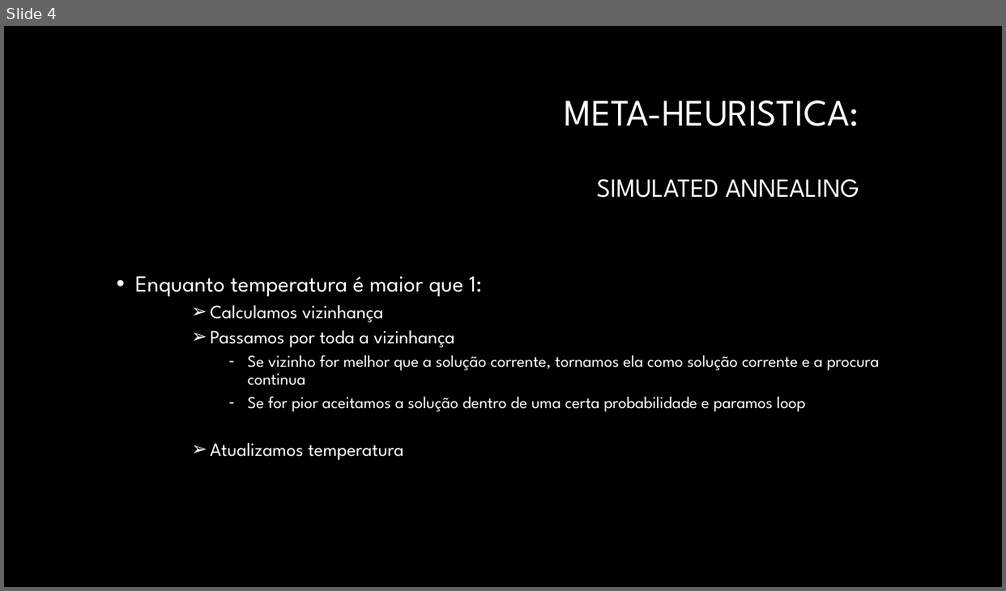
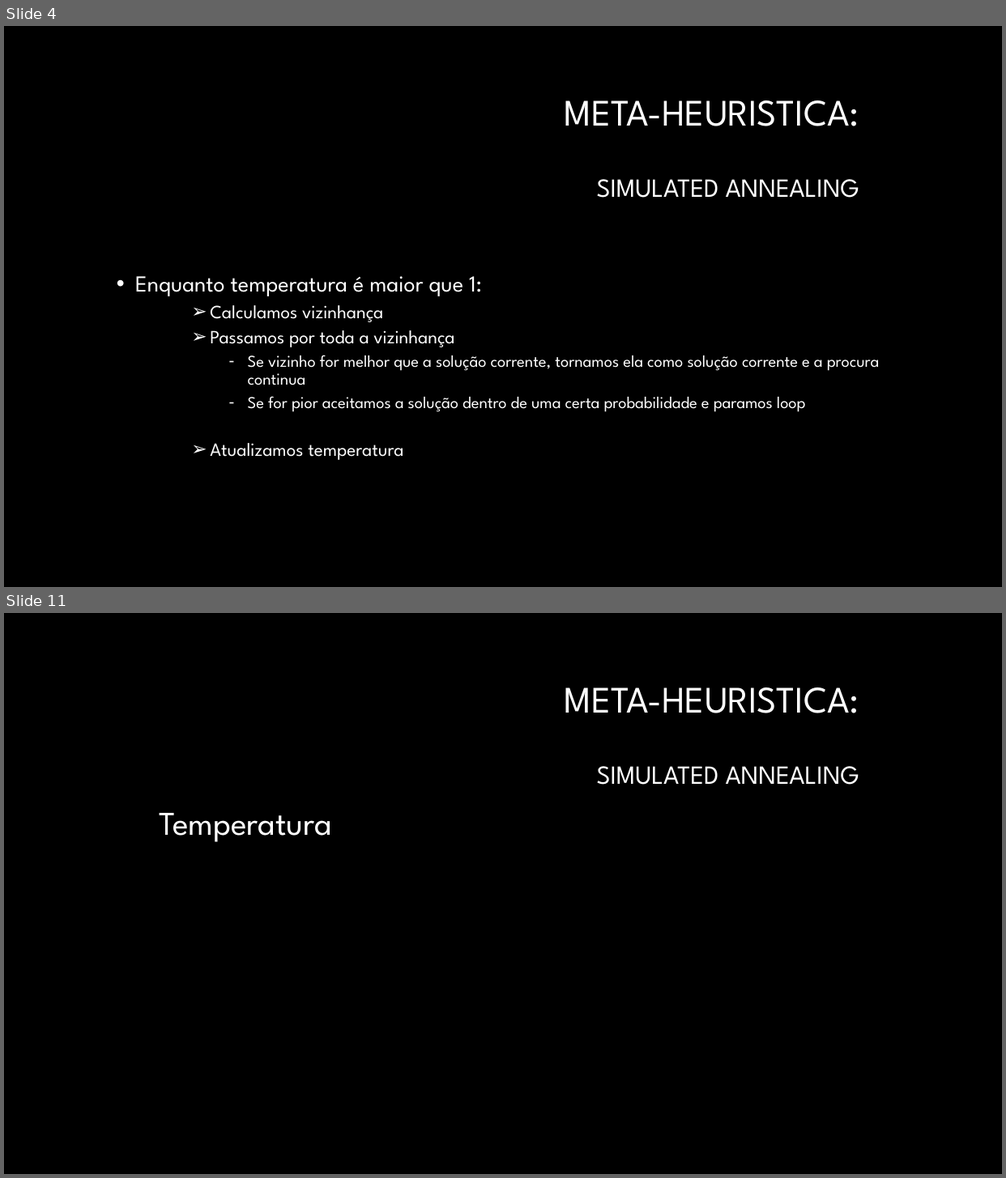
Before and after one commit to Pedro-Magalhaes/IA-Trabalho01, a slide deck: Apresentacao.pptx. Shown one above the other, each under a label of ours: slide 4 before the commit, slides 4 and 11 after it; the slides between them are not shown. The pictures are 1006x591 and 1006x1178 pixels, drawn with LibreOffice and Linux fonts; fonts in the diff are those of the drawing; background and template pictures are left out. Boxes give left, top, right and bottom in pixels: in the first picture for what was removed or moved away, otherwise in the second. Text is boxed around its words. In the diff, an @@ line names an element or a change of style, - is before the commit and + after.

```diff
--- a/Apresentacao.pptx
+++ b/Apresentacao.pptx
@@ slide 11 added at (x1=4, y1=613, x2=1002, y2=1174), background #000000 @@
@@ title added at (x1=565, y1=688, x2=859, y2=785), 25.2 pt, text #FFFFFF @@
+META-HEURISTICA:
+SIMULATED ANNEALING
@@ text added at (x1=159, y1=813, x2=332, y2=842), 32 pt, text #FFFFFF @@
+Temperatura
```
Also in this commit, not shown: 1 slide changed, 6 other slides added.
